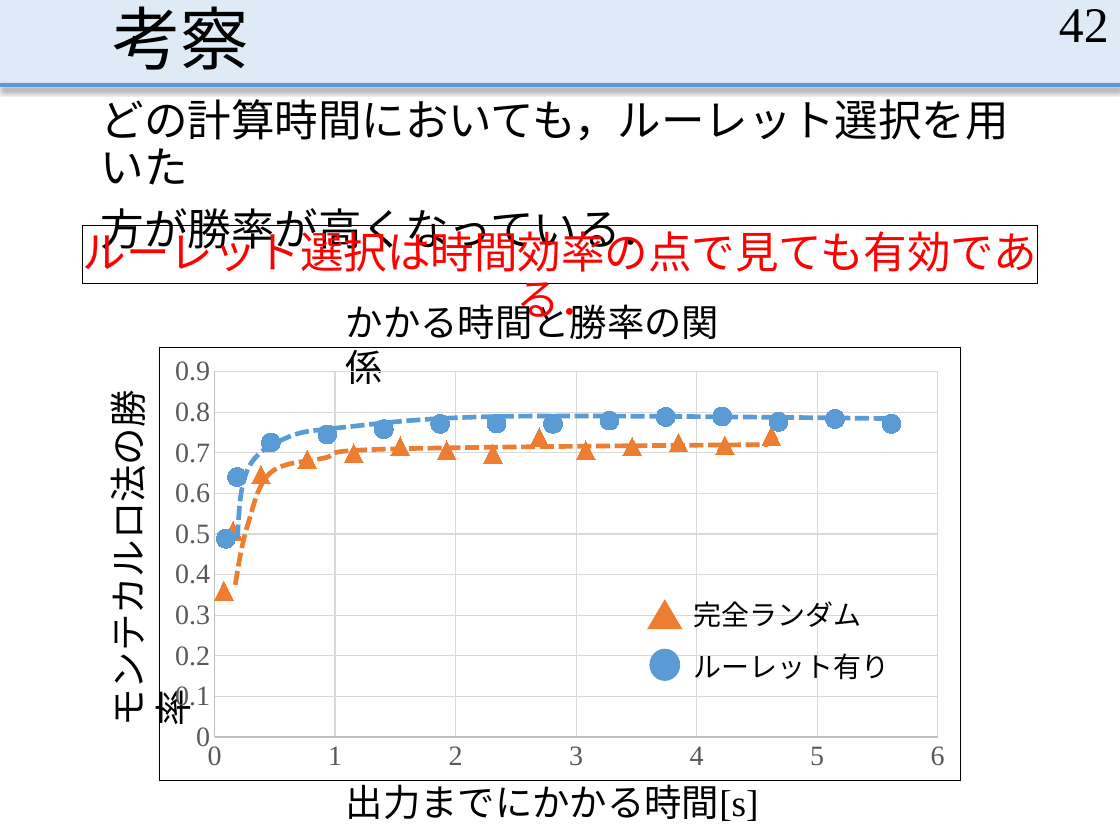
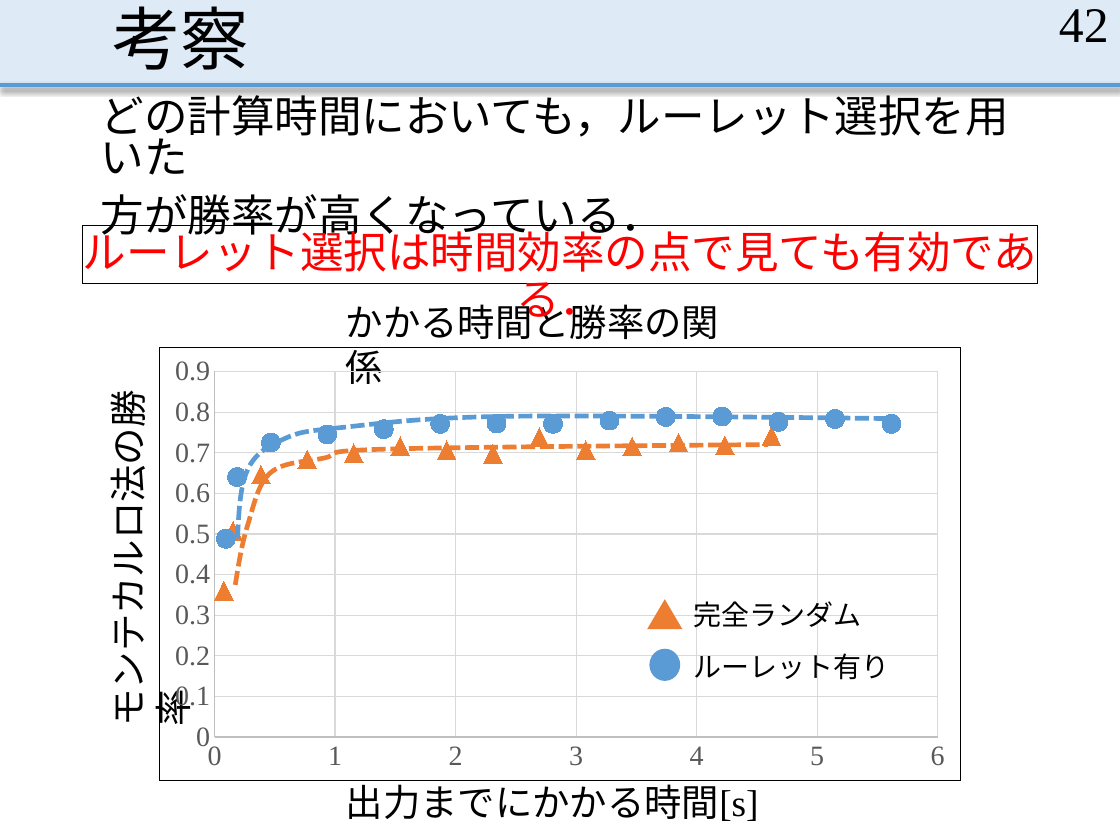
Before and after one commit to MasayaOda/SR, a slide deck: slide 42 of 190702oda.pptx. Drawn at 1120x840 pixels with LibreOffice and Linux fonts; fonts in the diff are those of the drawing. Boxes give left, top, right and bottom in pixels: in the first picture for what was removed or moved away, otherwise in the second. Text is boxed around its words. In the diff, an @@ line names an element or a change of style, - is before the commit and + after.

```diff
--- a/190702oda.pptx
+++ b/190702oda.pptx
@@ text "どの計算時間においても，ルーレット選択を用いた" at box(101, 87, 1009, 242): line spacing 0.9 to 0.8 @@
```
Also in this commit, not shown: 9 other slides changed.
